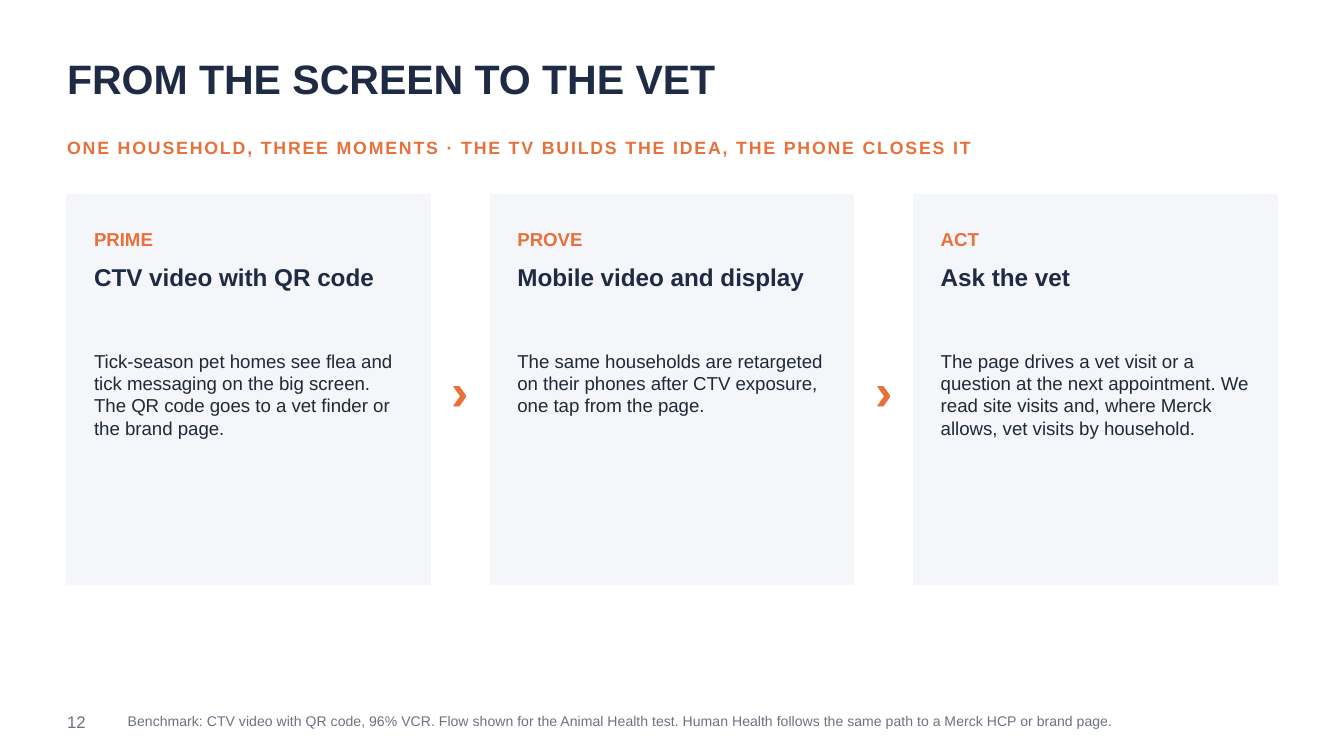
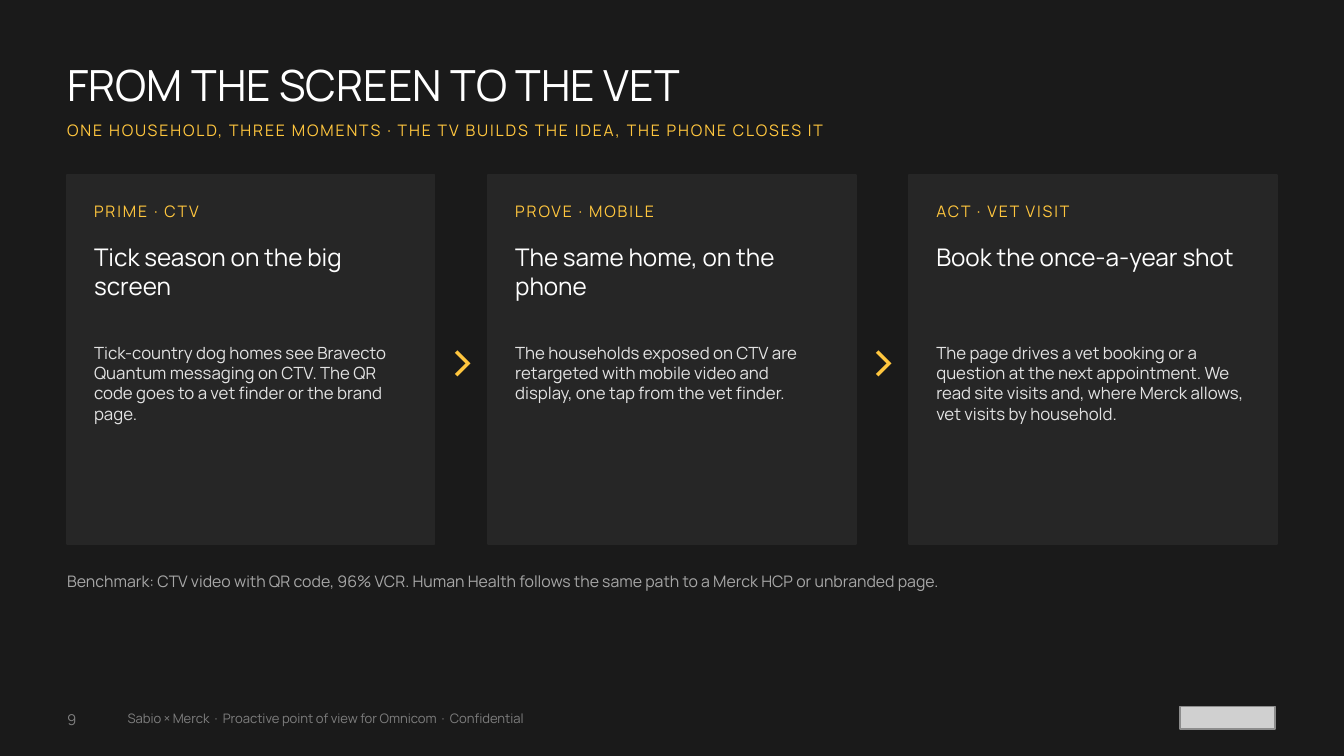
Before and after one commit to benjaminbring-cloud/Sabio-Deck-Builders-, a slide deck: slide 9 of weeks/2026-09-28/decks/Sabio_Merck_Omnicom_Deals_9.30.26.pptx (slide 12 before the commit). Drawn at 1344x756 pixels with LibreOffice and Linux fonts; fonts in the diff are those of the drawing; grey boxes stand for pictures. Boxes give left, top, right and bottom in pixels: in the first picture for what was removed or moved away, otherwise in the second. Text is boxed around its words. In the diff, an @@ line names an element or a change of style, - is before the commit and + after.

```diff
--- a/weeks/2026-09-28/decks/Sabio_Merck_Omnicom_Deals_9.30.26.pptx
+++ b/weeks/2026-09-28/decks/Sabio_Merck_Omnicom_Deals_9.30.26.pptx
@@ background #FFFFFF to #1A1A1A @@
@@ text "FROM THE SCREEN TO THE ..." at [67, 69, 680, 102]: size 22 to 23 pt, font Arial to Manrope, text colour #1F2A44 to #FFFFFF, bold off; vertical alignment top to middle @@
@@ text "ONE HOUSEHOLD, THREE MOMENTS · ...": place and size @@
-text "ONE HOUSEHOLD, THREE MOMENTS · ..." at [67, 141, 971, 157]
+text "ONE HOUSEHOLD, THREE MOMENTS · ..." at [67, 121, 1277, 156]
@@ text "ONE HOUSEHOLD, THREE MOMENTS · ..." at [67, 121, 1277, 156]: size 9.5 to 8.5 pt, font Arial to Manrope, text colour #E8703A to #FFC63E, bold off; vertical alignment middle to top @@
@@ rectangle: place and size @@
-rectangle at [67, 195, 430, 585]
+rectangle at [67, 175, 434, 544]
@@ rectangle: place and size @@
-rectangle at [491, 195, 853, 585]
+rectangle at [488, 175, 855, 544]
@@ fill #F4F6F9 to #262626; outline #F4F6F9 1 pt to #262626 1 pt in 3 elements at [67, 175, 434, 544], [488, 175, 855, 544], [910, 175, 1277, 544] @@
@@ rectangle: place and size @@
-rectangle at [914, 195, 1277, 585]
+rectangle at [910, 175, 1277, 544]
@@ text at [94, 205, 198, 218]: text changed; size 10 to 8.5 pt; font Arial to Manrope; text colour #E8703A to #FFC63E; bold off @@
-PRIME
+PRIME · CTV
@@ vertical alignment middle to top in 4 elements at [515, 202, 828, 231], [94, 205, 198, 218], [67, 575, 939, 591], [937, 202, 1250, 231] @@
@@ text at [517, 233, 582, 246]: text changed; size 10 to 8.5 pt; font Arial to Manrope; text colour #E8703A to #FFC63E; bold off @@
-PROVE
+PROVE · MOBILE
@@ text at [941, 233, 979, 246]: text changed; size 10 to 8.5 pt; font Arial to Manrope; text colour #E8703A to #FFC63E; bold off @@
-ACT
+ACT · VET VISIT
@@ text removed at [94, 268, 374, 291] @@
-CTV video with QR code
@@ text added at [94, 248, 341, 296], 13 pt, text #FFFFFF @@
+Tick season on the big screen
@@ text added at [515, 248, 774, 301], 13 pt, text #FFFFFF @@
+The same home, on the phone
@@ text removed at [517, 268, 803, 291] @@
-Mobile video and display
@@ text at [936, 248, 1234, 272]: text changed; font Arial to Manrope; text colour #1F2A44 to #FFFFFF; bold off @@
-Ask the vet
+Book the once-a-year shot
@@ text "›" at [434, 313, 488, 407]: size 28 to 30 pt, font Arial to Manrope, text colour #E8703A to #FFC63E, bold off @@
@@ text "›": place and size @@
-text "›" at [430, 349, 491, 430]
+text "›" at [434, 313, 488, 407]
@@ text "›": place and size @@
-text "›" at [853, 349, 914, 430]
+text "›" at [856, 313, 910, 407]
@@ text "›" at [856, 313, 910, 407]: size 28 to 30 pt, font Arial to Manrope, text colour #E8703A to #FFC63E, bold off @@
@@ text at [94, 347, 386, 425]: text changed; size 10 to 9 pt; font Arial to Manrope; text colour #1F2937 to #E3E3E3 @@
-Tick-season pet homes see flea and tick messaging on the big screen. The QR code goes to a vet finder or the brand page.
+Tick-country dog homes see Bravecto Quantum messaging on CTV. The QR code goes to a vet finder or the brand page.
@@ text at [515, 346, 797, 403]: text changed; size 10 to 9 pt; font Arial to Manrope; text colour #1F2937 to #E3E3E3 @@
-The same households are retargeted on their phones after CTV exposure, one tap from the page.
+The households exposed on CTV are retargeted with mobile video and display, one tap from the vet finder.
@@ text at [936, 347, 1244, 424]: text changed; size 10 to 9 pt; font Arial to Manrope; text colour #1F2937 to #E3E3E3 @@
-The page drives a vet visit or a question at the next appointment. We read site visits and, where Merck allows, vet visits by household.
+The page drives a vet booking or a question at the next appointment. We read site visits and, where Merck allows, vet visits by household.
@@ text at [67, 575, 939, 591]: text changed; size 7.5 to 8.5 pt; font Arial to Manrope; text colour #6B7280 to #A7A7A7 @@
-Benchmark: CTV video with QR code, 96% VCR. Flow shown for the Animal Health test. Human Health follows the same path to a Merck HCP or brand page.
+Benchmark: CTV video with QR code, 96% VCR. Human Health follows the same path to a Merck HCP or unbranded page.
@@ text removed at [67, 716, 86, 728] @@
-12
@@ text added at [67, 714, 76, 725], 8 pt, text #7E7E7E @@
+9
@@ text added at [128, 713, 524, 726], 7 pt, text #7E7E7E @@
+Sabio × Merck · Proactive point of view for Omnicom · Confidential
@@ picture added at [1180, 706, 1275, 728] @@
```
Also in this commit, not shown: 6 other slides changed, 8 slides added, 13 slides removed, 9 other files.
